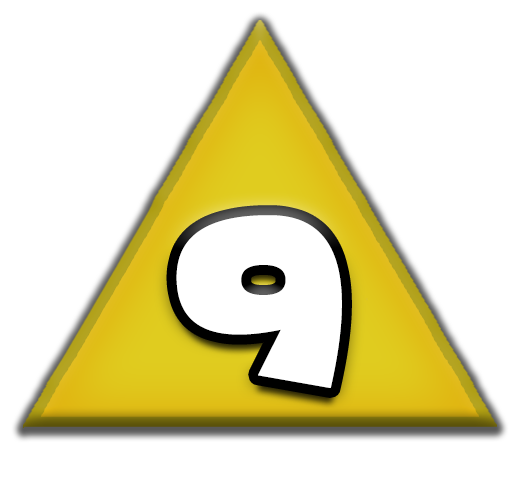
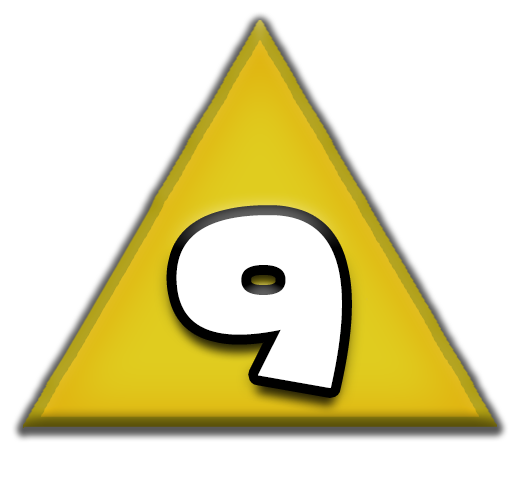
Revision of a layered 520x500 image; what changed, layer by layer:
pixels changed over [left=165, top=275, right=353, bottom=414] (layer not identified)
